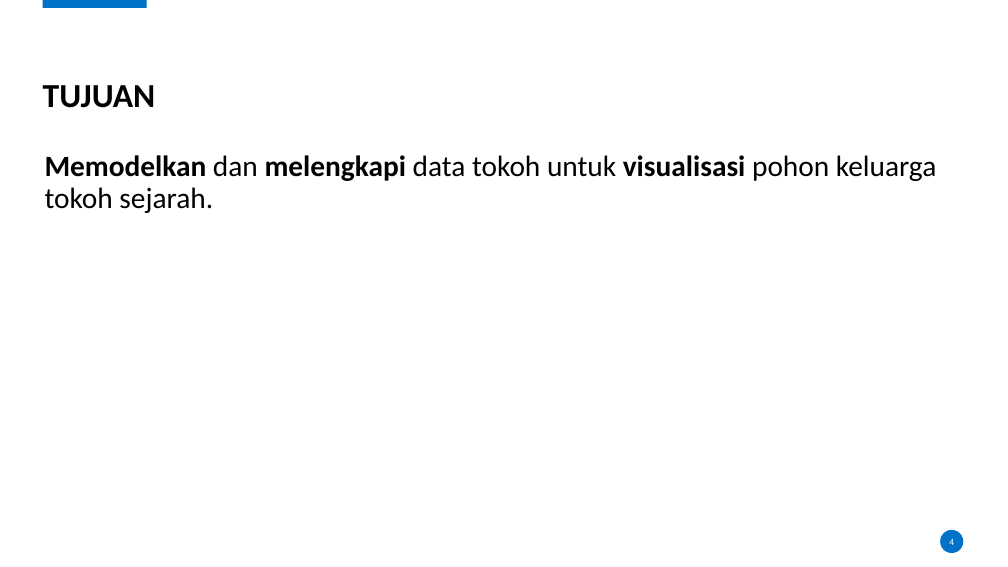
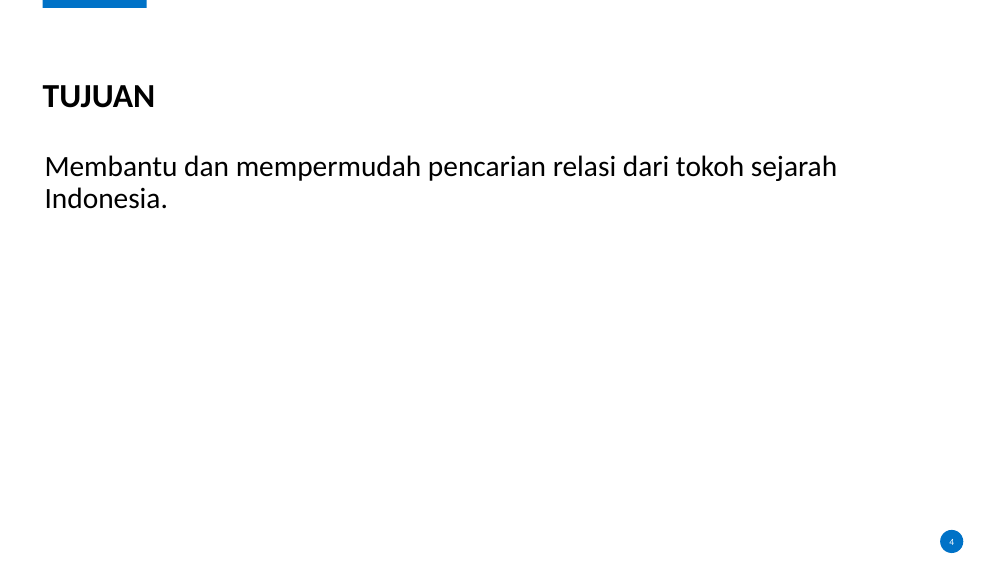
Before and after one commit to karyoutomoo/The-Tree-of-Heroes, a slide deck: slide 4 of 05111540000007-Faiq-Presentasi.pptx. Drawn at 1008x567 pixels with LibreOffice and Linux fonts; fonts in the diff are those of the drawing; background and template pictures are left out. Boxes give left, top, right and bottom in pixels: in the first picture for what was removed or moved away, otherwise in the second. Text is boxed around its words. In the diff, an @@ line names an element or a change of style, - is before the commit and + after.

```diff
--- a/05111540000007-Faiq-Presentasi.pptx
+++ b/05111540000007-Faiq-Presentasi.pptx
@@ text at bbox=[45, 155, 837, 209]: text changed @@
-Memodelkan dan melengkapi data tokoh untuk visualisasi pohon keluarga tokoh sejarah.
+Membantu dan mempermudah pencarian relasi dari tokoh sejarah Indonesia.
```
Also in this commit, not shown: 5 other slides changed, 5 other files.
